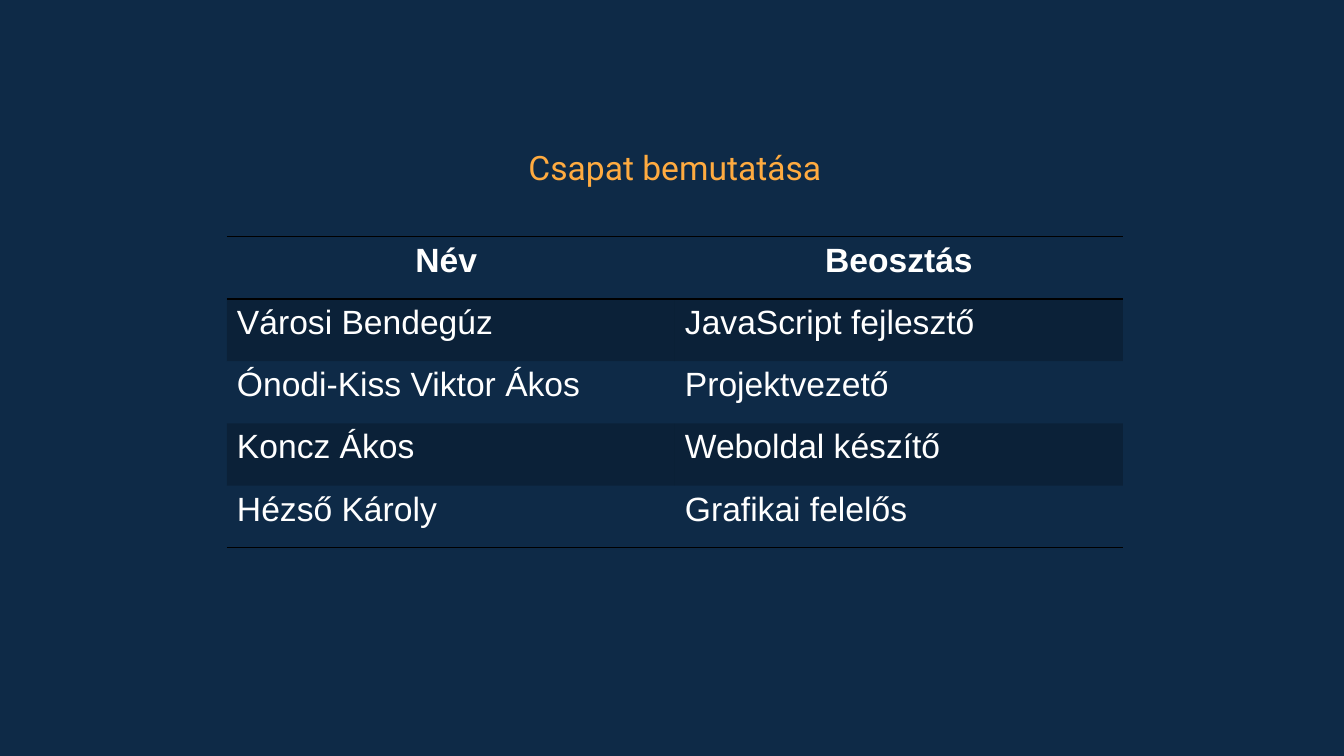
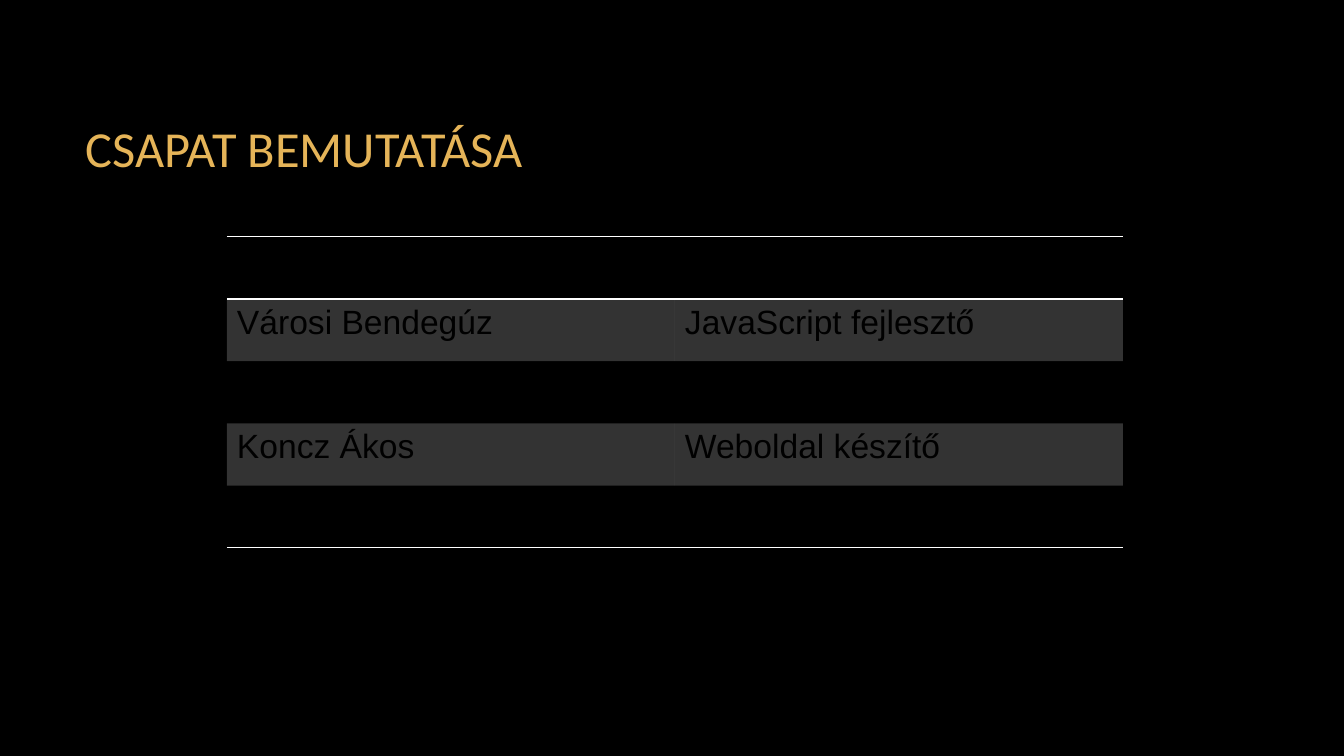
Before and after one commit to VarosiBendeguz/projektCuccli, a slide deck: slide 5 of pages/weboldal/ppt/project_game.pptx. Drawn at 1344x756 pixels with LibreOffice and Linux fonts; fonts in the diff are those of the drawing; background and template pictures are left out. Boxes give left, top, right and bottom in pixels: in the first picture for what was removed or moved away, otherwise in the second. Text is boxed around its words. In the diff, an @@ line names an element or a change of style, - is before the commit and + after.

```diff
--- a/pages/weboldal/ppt/project_game.pptx
+++ b/pages/weboldal/ppt/project_game.pptx
@@ background #0E2A47 to picture (left out) @@
@@ title "CSAPAT BEMUTATÁSA" at [86, 126, 523, 168]: vertical alignment top to middle @@
@@ title at [86, 126, 523, 168]: text changed; size 24 to 36 pt; font Roboto to Calibri; text colour #FFAB40 to #E5B458 @@
-Csapat bemutatása
+CSAPAT BEMUTATÁSA
@@ table at [227, 237, 1122, 548] @@
@@ fill #000000 at 20% opacity to #FFFFFF at 20% opacity in 4 cells @@
@@ text colour #FFFFFF to #000000 @@
@@ borders changed @@
```
Also in this commit, not shown: 26 other slides changed.
